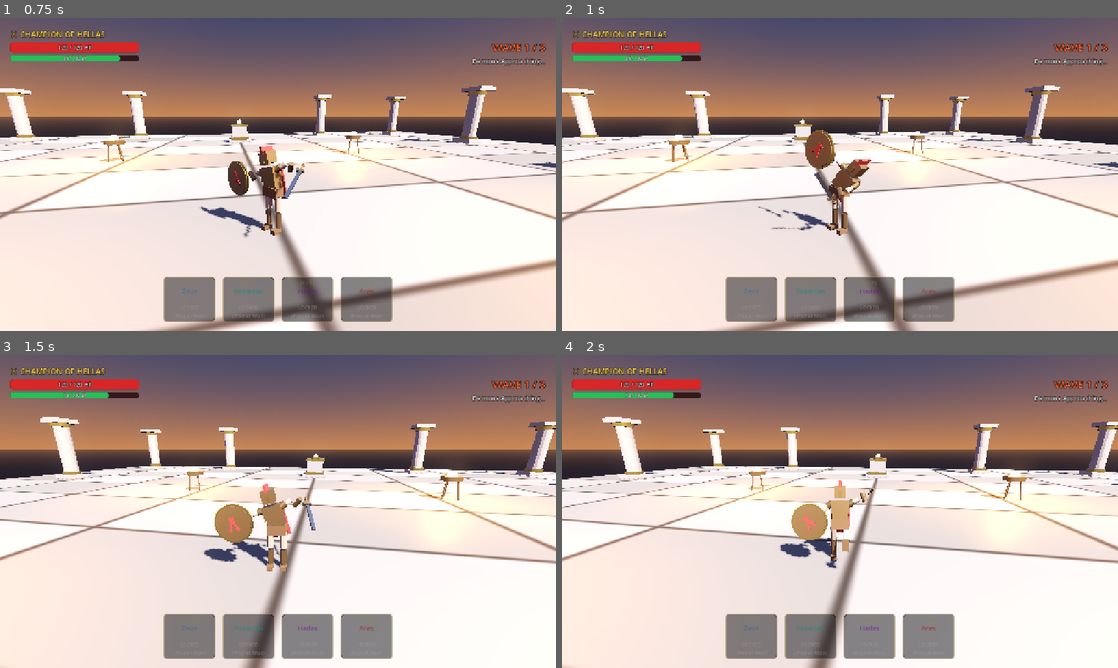
Above: before the commit, frames 1-4 (two rows, left to right).
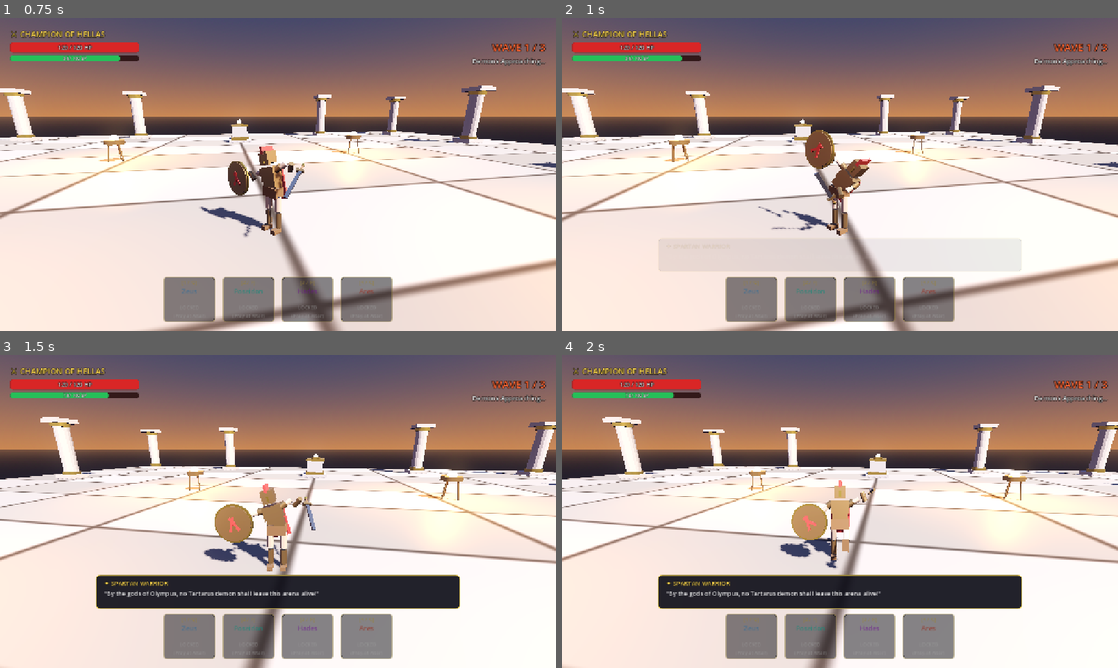
Above: after the commit, the same moments.

Repository: Devarakonda-Siddhardha/GridOps
Game: Godot game, scene res://src/main.tscn
Two runs of this game, one before a commit and one after it. Both use one fixed random seed, a clock stepped at 60 frames per second and the inputs below. Sound files missing from this copy of the repository are replaced by a short silence.
Inputs (mouse positions are in pixels of both pictures, inside the frame that each line leads up to):
- Up to frame 1 (0.75 s): move the mouse to (305, 174) at 0.52 s; hold W (move_forward) from 0.53 s (still down); click (305, 174) at 0.6 s
- Up to frame 2 (1 s): keep holding W (move_forward)
- Up to frame 3 (1.5 s): keep holding W (move_forward); move the mouse to (250, 511) at 1.27 s; click (250, 511) at 1.35 s
- Up to frame 4 (2 s): keep holding W (move_forward)

Frame 1 is identical in both runs. In frame 2, less than 0.1% of the frame differs, in the area x 17-83%, y 70-81%; in frame 3, 7.1%, in the area x 17-83%, y 70-82%; in frame 4, 7.1%.

Commit message:
Integrate ElevenLabs dramatic dialogues and studio-grade sound effects
- Generated Greek god blessing and spell cast voice lines (Zeus, Poseidon, Hades, Ares)
- Added Spartan warrior battle cries, prayer chants, hurt and victory voice lines
- Added Tartarus demon spawn and defeat taunts
- Replaced synthetic audio with ElevenLabs cinematic combat sound effects
- Implemented HUD dialogue subtitle cards with god-themed styling

Diff:
--- a/src/audio/sound_manager.gd
+++ b/src/audio/sound_manager.gd
@@ -1,11 +1,96 @@
 extends Node
 
+signal dialogue_started(speaker: String, text: String, color: Color, duration: float)
+
 var sounds = {}
-var pool_size = 12
+var pool_size = 14
 var players = []
 var next_player_idx = 0
+var dialogue_player: AudioStreamPlayer
+
+var last_dialogue_time: float = -10.0
+var min_dialogue_interval: float = 1.5
+
+var dialogues = {
+	"warrior_intro": {
+		"speaker": "Spartan Warrior",
+		"text": "By the gods of Olympus, no Tartarus demon shall leave this arena alive!",
+		"color": Color(1.0, 0.85, 0.3)
+	},
+	"warrior_pray": {
+		"speaker": "Spartan Warrior",
+		"text": "Hear me, Immortals! Grant me divine power!",
+		"color": Color(1.0, 0.85, 0.3)
+	},
+	"warrior_attack": {
+		"speaker": "Spartan Warrior",
+		"text": "For Sparta! Die!",
+		"color": Color(1.0, 0.85, 0.3)
+	},
+	"warrior_hurt": {
+		"speaker": "Spartan Warrior",
+		"text": "You will pay for that!",
+		"color": Color(1.0, 0.5, 0.3)
+	},
+	"warrior_victory": {
+		"speaker": "Spartan Warrior",
+		"text": "Olympus stands undefeated!",
+		"color": Color(1.0, 0.9, 0.4)
+	},
+	"god_zeus_blessing": {
+		"speaker": "Zeus, Lord of Olympus",
+		"text": "I am Zeus, King of Olympus! Smite the underworld with my thunderbolts!",
+		"color": Color(0.4, 0.85, 1.0)
+	},
+	"god_zeus_cast": {
+		"speaker": "Zeus",
+		"text": "Feel the wrath of Olympus!",
+		"color": Color(0.4, 0.85, 1.0)
+	},
+	"god_poseidon_blessing": {
+		"speaker": "Poseidon, Lord of the Oceans",
+		"text": "I am Poseidon, Lord of the Oceans! Let the crushing tides swallow your foes!",
+		"color": Color(0.2, 0.95, 0.85)
+	},
+	"god_poseidon_cast": {
+		"speaker": "Poseidon",
+		"text": "The ocean depths answer my call!",
+		"color": Color(0.2, 0.95, 0.85)
+	},
+	"god_hades_blessing": {
+		"speaker": "Hades, Ruler of the Dead",
+		"text": "I am Hades, Ruler of the Dead. Claim their souls and drag them to the abyss!",
+		"color": Color(0.75, 0.35, 1.0)
+	},
+	"god_hades_cast": {
+		"speaker": "Hades",
+		"text": "Your soul belongs to Tartarus!",
+		"color": Color(0.75, 0.35, 1.0)
+	},
+	"god_ares_blessing": {
+		"speaker": "Ares, God of War",
+		"text": "I am Ares, God of War! Let blood spill and carnage reign upon this sacred arena!",
+		"color": Color(1.0, 0.25, 0.15)
+	},
+	"god_ares_cast": {
+		"speaker": "Ares",
+		"text": "Spartan Berserk! Unleash the fury!",
+		"color": Color(1.0, 0.25, 0.15)
+	},
+	"demon_spawn": {
+		"speaker": "Tartarus Fiend",
+		"text": "Mortal flesh shall burn in the pits!",
+		"color": Color(0.9, 0.2, 0.2)
+	},
+	"demon_defeat": {
+		"speaker": "Tartarus Fiend",
+		"text": "The darkness... will return!",
+		"color": Color(0.6, 0.15, 0.15)
+	}
+}
 
 func _ready():
+	# Sound effects
 	_load_sound("sword_swing", "res://assets/audio/sword_swing.wav")
 	_load_sound("sword_hit", "res://assets/audio/sword_hit.wav")
 	_load_sound("lightning", "res://assets/audio/lightning.wav")
@@ -17,11 +102,35 @@
 	_load_sound("demon_death", "res://assets/audio/demon_death.wav")
 	_load_sound("player_hurt", "res://assets/audio/player_hurt.wav")
 
-	# Create player pool
+	# Dialogues
+	_load_sound("warrior_intro", "res://assets/audio/warrior_intro.wav")
+	_load_sound("warrior_pray", "res://assets/audio/warrior_pray.wav")
+	_load_sound("warrior_attack", "res://assets/audio/warrior_attack.wav")
+	_load_sound("warrior_hurt", "res://assets/audio/warrior_hurt.wav")
+	_load_sound("warrior_victory", "res://assets/audio/warrior_victory.wav")
+
+	_load_sound("god_zeus_blessing", "res://assets/audio/god_zeus_blessing.wav")
+	_load_sound("god_zeus_cast", "res://assets/audio/god_zeus_cast.wav")
+	_load_sound("god_poseidon_blessing", "res://assets/audio/god_poseidon_blessing.wav")
+	_load_sound("god_poseidon_cast", "res://assets/audio/god_poseidon_cast.wav")
+	_load_sound("god_hades_blessing", "res://assets/audio/god_hades_blessing.wav")
+	_load_sound("god_hades_cast", "res://assets/audio/god_hades_cast.wav")
+	_load_sound("god_ares_blessing", "res://assets/audio/god_ares_blessing.wav")
+	_load_sound("god_ares_cast", "res://assets/audio/god_ares_cast.wav")
+
+	_load_sound("demon_spawn", "res://assets/audio/demon_spawn.wav")
+	_load_sound("demon_defeat", "res://assets/audio/demon_defeat.wav")
+
+	# Create SFX player pool
 	for i in range(pool_size):
 		var p = AudioStreamPlayer.new()
 		add_child(p)
 		players.append(p)
+
+	# Dedicated Dialogue player
+	dialogue_player = AudioStreamPlayer.new()
+	dialogue_player.volume_db = 4.0
+	add_child(dialogue_player)
 
 func _load_sound(sound_name: String, path: String):
 	if FileAccess.file_exists(path):
@@ -35,6 +144,26 @@
 	var p = players[next_player_idx]
 	next_player_idx = (next_player_idx + 1) % pool_size
 	p.stream = stream
-	p.pitch_scale = pitch * randf_range(0.95, 1.05)
+	p.pitch_scale = pitch * randf_range(0.97, 1.03)
 	p.volume_db = volume_db
 	p.play()
+
+func play_dialogue(key: String, force: bool = false):
+	var current_time = Time.get_ticks_msec() / 1000.0
+	if not force and (current_time - last_dialogue_time) < min_dialogue_interval:
+		return
+	if not sounds.has(key):
+		return
+
+	var stream = sounds[key]
+	dialogue_player.stream = stream
+	dialogue_player.pitch_scale = 1.0
+	dialogue_player.play()
+	last_dialogue_time = current_time
+
+	if dialogues.has(key):
+		var info = dialogues[key]
+		var dur = 3.5
+		if stream is AudioStream:
+			dur = max(2.5, stream.get_length())
+		emit_signal("dialogue_started", info["speaker"], info["text"], info["color"], dur)
--- a/src/enemies/demon.gd
+++ b/src/enemies/demon.gd
@@ -136,6 +136,8 @@
 		hp_label.visible = false
 	_play_anim("Death")
 	SoundManager.play("demon_death", 1.0 if not is_boss else 0.7)
+	if is_boss or randf() < 0.25:
+		SoundManager.play_dialogue("demon_defeat")
 	emit_signal("died", self)
 
 	# Disable collision
--- a/src/enemies/demon_spawner.gd
+++ b/src/enemies/demon_spawner.gd
@@ -36,6 +36,11 @@
 
 	emit_signal("wave_started", current_wave, total_in_wave)
 	DivineManager.emit_signal("message_broadcast", cfg["title"].to_upper(), "Pray to the Gods and purge the demons!")
+
+	if current_wave == 1:
+		get_tree().create_timer(1.2).timeout.connect(func():
+			SoundManager.play_dialogue("demon_spawn")
+		)
 
 	# Stagger spawns around the arena perimeter
 	var arena = get_tree().current_scene
--- a/src/environment/altar.gd
+++ b/src/environment/altar.gd
@@ -57,6 +57,7 @@
 	is_attuned = true
 	DivineManager.unlock_blessing(god)
 	SoundManager.play("prayer", 1.0, 3.0)
+	SoundManager.play_dialogue("god_" + god + "_blessing", true)
 	if beam:
 		beam.visible = true
 	if prompt_label:
--- a/src/main.gd
+++ b/src/main.gd
@@ -18,6 +18,10 @@
 		spawner.connect("wave_progress", Callable(hud, "update_enemies_remaining"))
 		spawner.connect("all_waves_cleared", Callable(self, "_on_all_waves_cleared"))
 
+	get_tree().create_timer(1.0).timeout.connect(func():
+		SoundManager.play_dialogue("warrior_intro")
+	)
+
 func _process(delta):
 	# Follow player with camera pivot
 	if is_instance_valid(player) and is_instance_valid(camera_pivot):
@@ -28,5 +32,6 @@
 		hud.show_game_over()
 
 func _on_all_waves_cleared():
+	SoundManager.play_dialogue("warrior_victory")
 	if hud:
 		hud.show_victory()
--- a/src/player/warrior.gd
+++ b/src/player/warrior.gd
@@ -184,6 +184,8 @@
 
 	if hit_any:
 		SoundManager.play("sword_hit", 1.0)
+		if combo_step == 2 and randf() < 0.5:
+			SoundManager.play_dialogue("warrior_attack")
 		if hit_spark:
 			hit_spark.restart()
 
@@ -251,6 +253,8 @@
 	current_health = max(0.0, current_health - amount)
 	emit_signal("health_changed", current_health, max_health)
 	SoundManager.play("player_hurt", 1.0)
+	if randf() < 0.45:
+		SoundManager.play_dialogue("warrior_hurt")
 
 	if current_health <= 0.0:
 		_die()
--- a/src/powers/divine_manager.gd
+++ b/src/powers/divine_manager.gd
@@ -96,21 +96,25 @@
 		power_inst.global_position = target_pos
 		power_inst.activate()
 		SoundManager.play("lightning", 1.0, 3.0)
+		SoundManager.play_dialogue("god_zeus_cast", true)
 
 	elif god == "poseidon":
 		power_inst.global_position = origin + forward_dir * 1.5 + Vector3.UP * 0.1
 		power_inst.setup(forward_dir)
 		SoundManager.play("water_wave", 1.0, 2.0)
+		SoundManager.play_dialogue("god_poseidon_cast", true)
 
 	elif god == "hades":
 		power_inst.global_position = origin + Vector3.UP * 0.05
 		power_inst.activate()
 		SoundManager.play("soul_drain", 1.0, 2.0)
+		SoundManager.play_dialogue("god_hades_cast", true)
 
 	elif god == "ares":
 		power_inst.global_position = origin + Vector3.UP * 0.2
 		power_inst.activate()
 		SoundManager.play("ares_fury", 1.0, 3.0)
+		SoundManager.play_dialogue("god_ares_cast", true)
 
 	emit_signal("cooldown_updated", god, info["timer"], info["cooldown"])
 	return true
--- a/src/ui/hud.gd
+++ b/src/ui/hud.gd
@@ -22,6 +22,11 @@
 
 var slots = {}
 
+var dialogue_container: PanelContainer
+var dialogue_speaker_label: Label
+var dialogue_text_label: Label
+var dialogue_tween: Tween
+
 func _ready():
 	banner_panel.modulate.a = 0.0
 	victory_panel.visible = false
@@ -37,6 +42,9 @@
 	DivineManager.connect("power_unlocked", Callable(self, "_on_power_unlocked"))
 	DivineManager.connect("cooldown_updated", Callable(self, "_on_cooldown_updated"))
 	DivineManager.connect("message_broadcast", Callable(self, "show_banner"))
+	SoundManager.connect("dialogue_started", Callable(self, "_on_dialogue_started"))
+
+	_create_dialogue_ui()
 
 	# Initial slot setup
 	for god in slots.keys():
@@ -47,6 +55,62 @@
 		slot.get_node("StatusLabel").text = "LOCKED\n(Pray at Altar)"
 		slot.get_node("CooldownOverlay").visible = false
 		slot.modulate = Color(0.6, 0.6, 0.6, 0.6)
+
+func _create_dialogue_ui():
+	dialogue_container = PanelContainer.new()
+	dialogue_container.name = "DialogueContainer"
+	add_child(dialogue_container)
+
+	dialogue_container.set_anchors_preset(Control.PRESET_BOTTOM_WIDE)
+	dialogue_container.offset_left = 220
+	dialogue_container.offset_right = -220
+	dialogue_container.offset_top = -215
+	dialogue_container.offset_bottom = -135
+	dialogue_container.mouse_filter = Control.MOUSE_FILTER_IGNORE
+
+	var style = StyleBoxFlat.new()
+	style.bg_color = Color(0.06, 0.06, 0.1, 0.92)
+	style.border_color = Color(0.9, 0.78, 0.28, 0.95)
+	style.set_border_width_all(2)
+	style.set_corner_radius_all(10)
+	style.content_margin_left = 20
+	style.content_margin_right = 20
+	style.content_margin_top = 10
+	style.content_margin_bottom = 10
+	dialogue_container.add_theme_stylebox_override("panel", style)
+
+	var vbox = VBoxContainer.new()
+	vbox.add_theme_constant_override("separation", 4)
+	dialogue_container.add_child(vbox)
+
+	dialogue_speaker_label = Label.new()
+	dialogue_speaker_label.add_theme_font_size_override("font_size", 14)
+	dialogue_speaker_label.add_theme_color_override("font_outline_color", Color.BLACK)
+	dialogue_speaker_label.add_theme_constant_override("outline_size", 3)
+	vbox.add_child(dialogue_speaker_label)
+
+	dialogue_text_label = Label.new()
+	dialogue_text_label.add_theme_font_size_override("font_size", 14)
+	dialogue_text_label.add_theme_color_override("font_color", Color(0.95, 0.95, 0.95))
+	dialogue_text_label.autowrap_mode = TextServer.AUTOWRAP_WORD_SMART
+	vbox.add_child(dialogue_text_label)
+
+	dialogue_container.modulate.a = 0.0
+
+func _on_dialogue_started(speaker: String, text: String, color: Color, duration: float):
+	if not dialogue_container:
+		return
+	dialogue_speaker_label.text = "✦ " + speaker.to_upper()
+	dialogue_speaker_label.add_theme_color_override("font_color", color)
+	dialogue_text_label.text = '"' + text + '"'
+
+	if dialogue_tween and dialogue_tween.is_valid():
+		dialogue_tween.kill()
+
+	dialogue_tween = create_tween()
+	dialogue_tween.tween_property(dialogue_container, "modulate:a", 1.0, 0.2)
+	dialogue_tween.tween_interval(duration)
+	dialogue_tween.tween_property(dialogue_container, "modulate:a", 0.0, 0.4)
 
 func update_hp(current: float, max_val: float):
 	if hp_bar:
Not shown, added: assets/audio/demon_defeat.wav.import
Not shown, added: assets/audio/demon_spawn.wav.import
Not shown, added: assets/audio/god_ares_blessing.wav.import
Not shown, added: assets/audio/god_ares_cast.wav.import
Not shown, added: assets/audio/god_hades_blessing.wav.import
Not shown, added: assets/audio/god_hades_cast.wav.import
Not shown, added: assets/audio/god_poseidon_blessing.wav.import
Not shown, added: assets/audio/god_poseidon_cast.wav.import
Not shown, added: assets/audio/god_zeus_blessing.wav.import
Not shown, added: assets/audio/god_zeus_cast.wav.import
Not shown, added: assets/audio/warrior_attack.wav.import
Not shown, added: assets/audio/warrior_hurt.wav.import
(and 28 more such lines)
